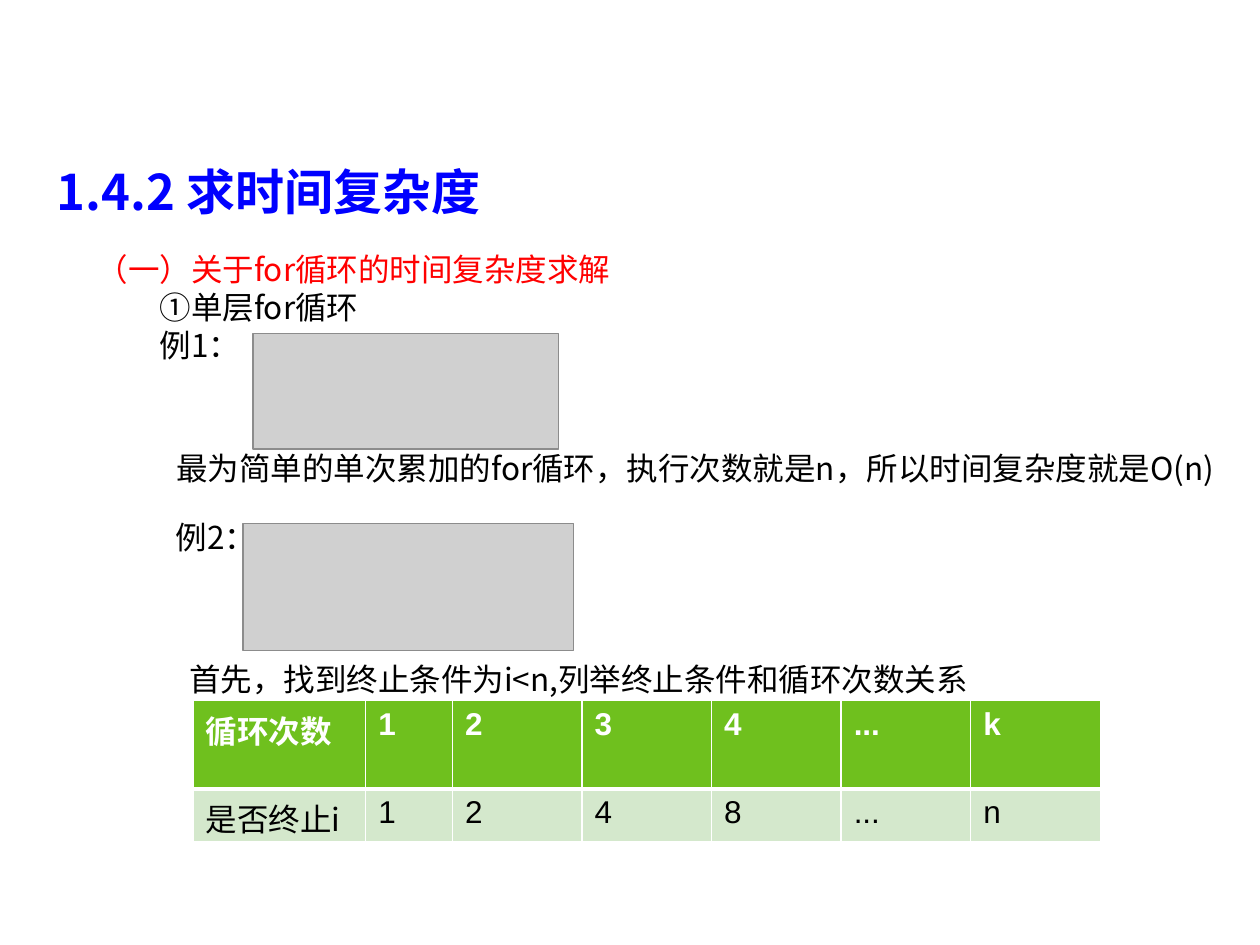
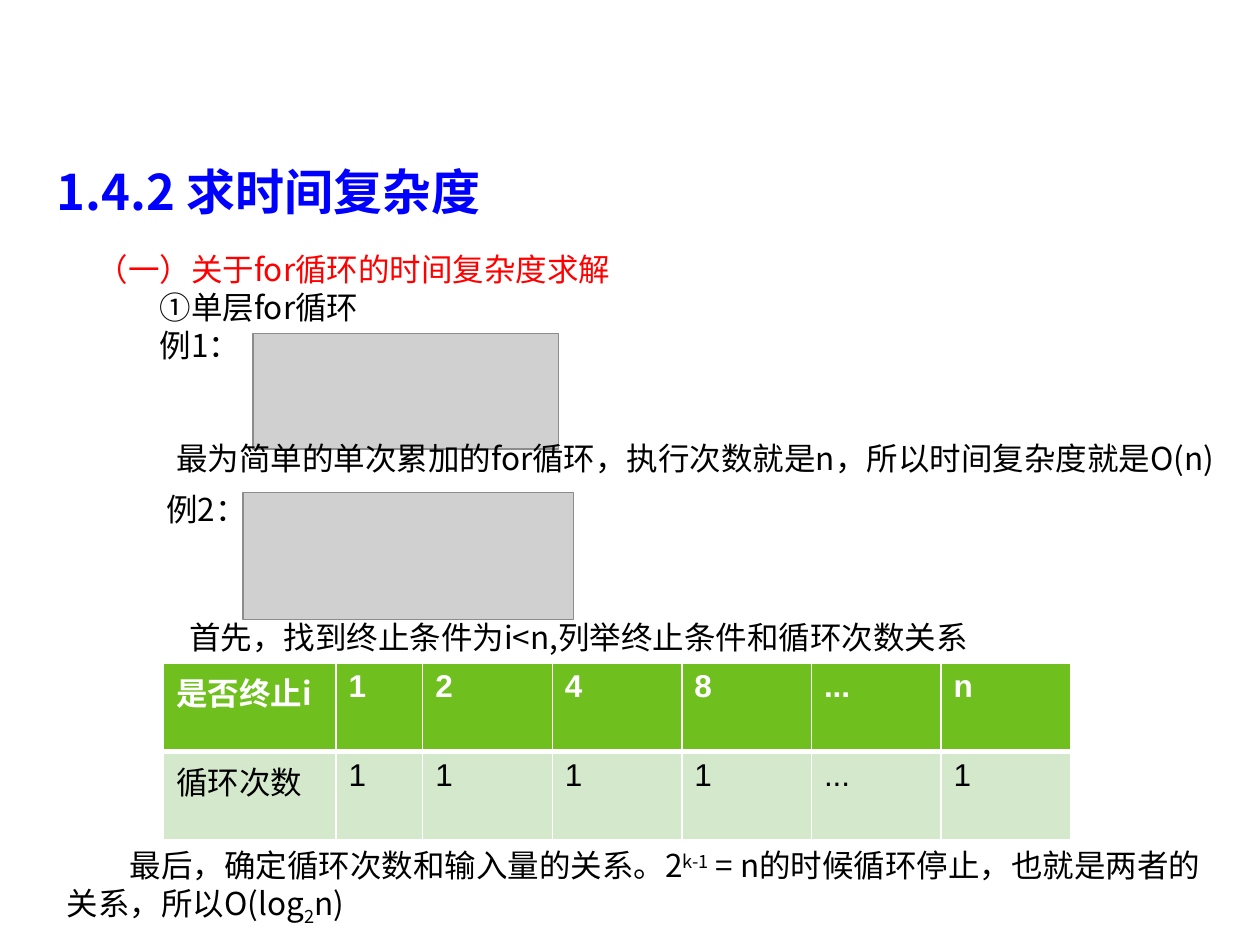
Before and after one commit to liutongling/DP, a slide deck: slide 20 of file/第1章 概论.pptx (slide 18 before the commit). Drawn at 1260x945 pixels with LibreOffice and Linux fonts; fonts in the diff are those of the drawing; grey boxes stand for pictures; background and template pictures are left out. Boxes give left, top, right and bottom in pixels: in the first picture for what was removed or moved away, otherwise in the second. Text is boxed around its words. In the diff, an @@ line names an element or a change of style, - is before the commit and + after.

```diff
--- a/file/第1章 概论.pptx
+++ b/file/第1章 概论.pptx
@@ text "最为简单的单次累加的for循环，执行次数就是n，所以时间复杂度就是O(n)": place and size @@
-text "最为简单的单次累加的for循环，执行次数就是n，所以时间复杂度就是O(n)" at <box>176,448,1214,486</box>
+text "最为简单的单次累加的for循环，执行次数就是n，所以时间复杂度就是O(n)" at <box>176,438,1214,476</box>
@@ text "例2：": place and size @@
-text "例2：" at <box>176,522,256,558</box>
+text "例2：" at <box>166,492,246,530</box>
@@ picture: place and size @@
-picture at <box>243,523,573,650</box>
+picture at <box>243,493,573,620</box>
@@ text "首先，找到终止条件为i<n,列举终止条件和循环次数关系" rewrapped from <box>189,664,968,697</box> to <box>189,617,968,655</box> @@
@@ table at <box>164,663,1072,804</box> @@
-row 1: 循环次数 | 1 | 2 | 3 | 4 | ... | k
+row 2: 循环次数 | 1 | 1 | 1 | 1 | ... | 1
@@ table: place and size @@
-table at <box>193,701,1101,842</box>
+table at <box>164,663,1072,804</box>
@@ text added at <box>67,850,1200,923</box>, 18 pt, text #000000 @@
+最后，确定循环次数和输入量的关系。2k-1 = n的时候循环停止，也就是两者的关系，所以O(log2n)
```
Also in this commit, not shown: 4 other slides changed, 9 slides added, 29 slides removed.
